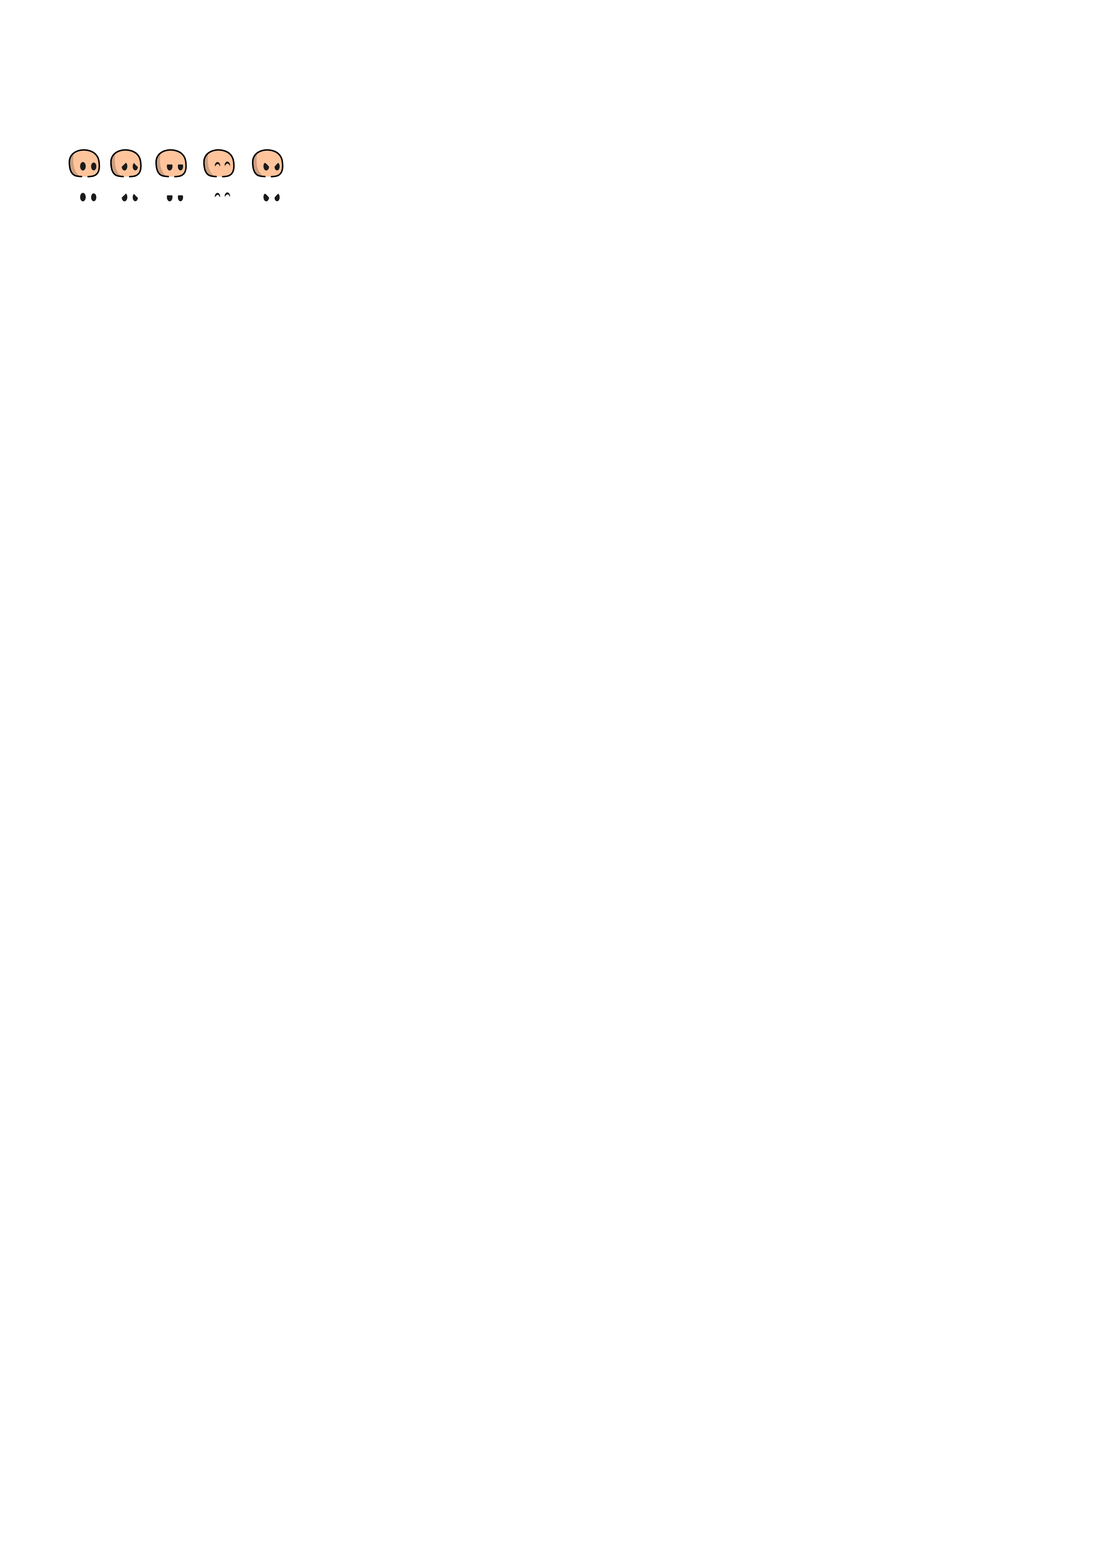
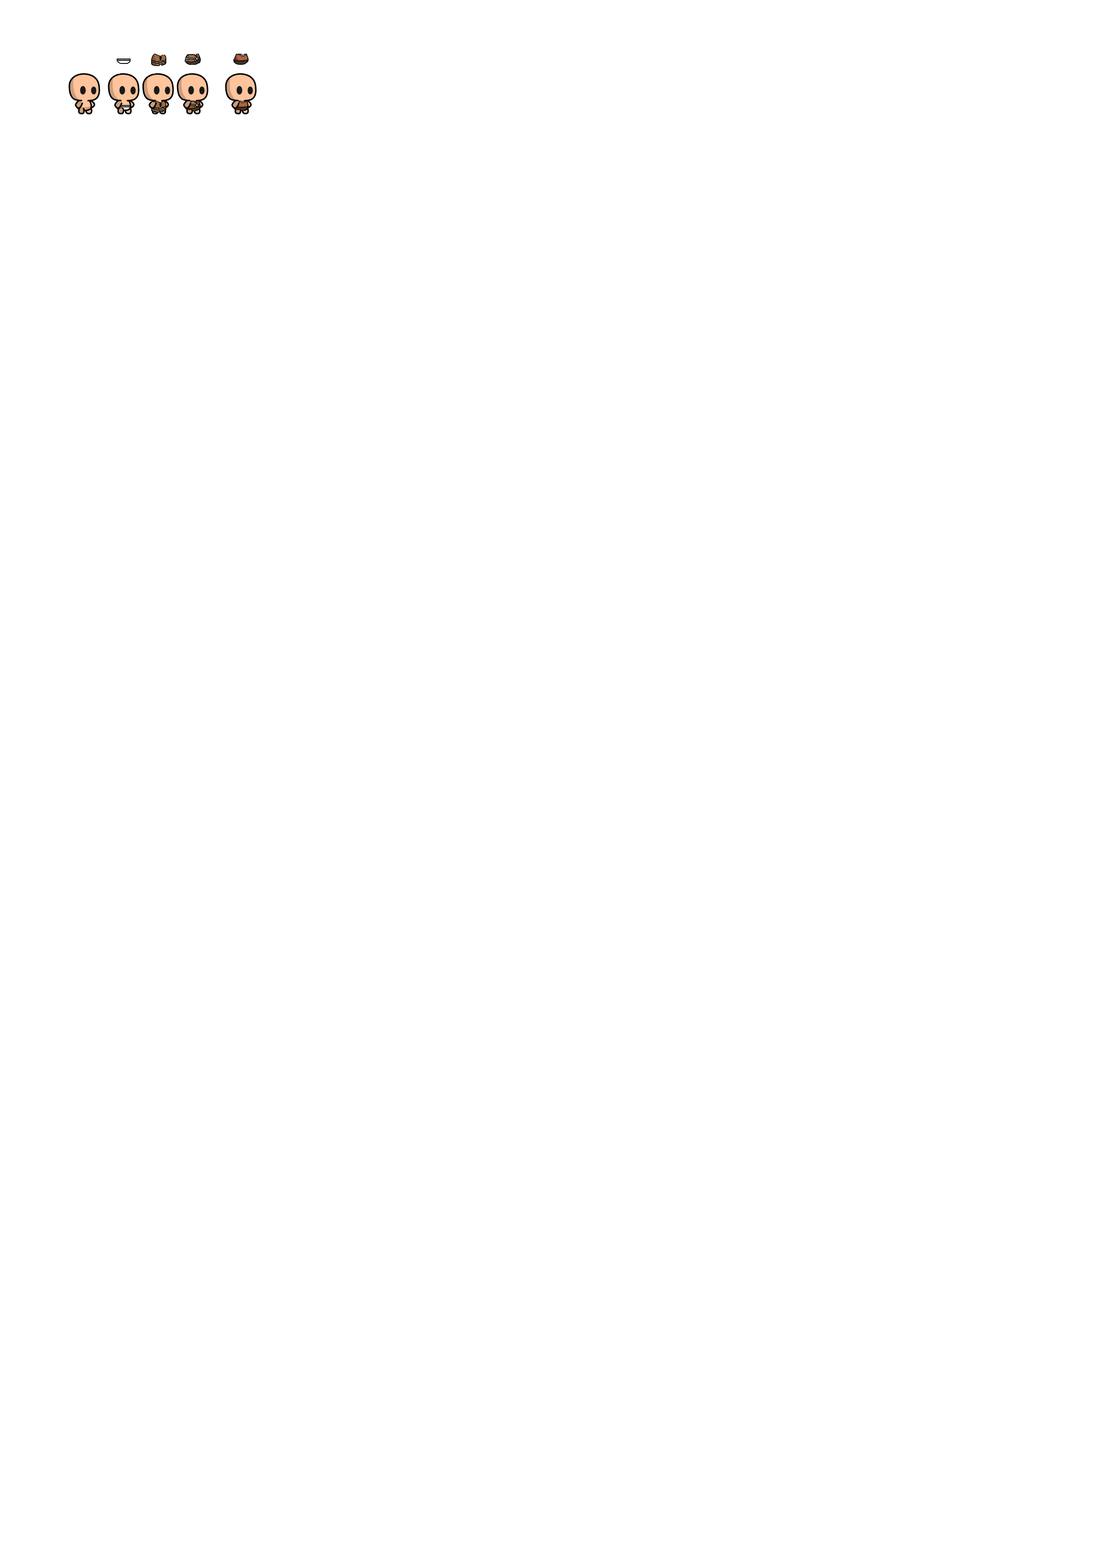
Before/after of a w=1109, h=1568 layered artwork. What changed in the layer stack:
showed group "Clothes" (88 layers) over [68, 53, 284, 202]
added group "just armor" with 23 layers in group "Clothes" over [68, 53, 284, 202]
added group "Underwear" (1st of 2, in "Clothes" › "just armor") with 1 layers in group "just armor" over [68, 53, 284, 202]
added layer "underwear" (1st of 2, in "Clothes" › "just armor" › "Underwear") in group "Underwear" over [68, 53, 284, 202]
added group "Leather Armor v1" (1st of 2, in "Clothes" › "just armor") with 5 layers in group "just armor" over [68, 53, 284, 202]
added group "Armor Group" (1st of 6, in "Clothes" › "just armor" › "Leather Armor v1") with 4 layers in group "Leather Armor v1" over [68, 53, 284, 202]
added layer "armor" (1st of 6, in "Clothes" › "just armor" › "Leather Armor v1" › "Armor Group") in group "Armor Group" over [68, 53, 284, 202]
added group "Leather Armor v2" (1st of 2, in "Clothes" › "just armor") with 6 layers in group "just armor" over [68, 53, 284, 202]
added group "Armor Group" (2nd of 6, in "Clothes" › "just armor" › "Leather Armor v2") with 4 layers in group "Leather Armor v2" over [68, 53, 284, 202]
added layer "armor" (2nd of 6, in "Clothes" › "just armor" › "Leather Armor v2" › "Armor Group") in group "Armor Group" over [68, 53, 284, 202]
added group "Vergeguard Tunic" (1st of 2, in "Clothes" › "just armor") with 7 layers in group "just armor" over [68, 53, 284, 202]
added group "Armor Group" (3rd of 6, in "Clothes" › "just armor" › "Vergeguard Tunic") with 5 layers in group "Vergeguard Tunic" over [68, 53, 284, 202]
added layer "armor" (3rd of 6, in "Clothes" › "just armor" › "Vergeguard Tunic" › "Armor Group") (97%) in group "Armor Group" over [68, 53, 284, 202]
added group "with Body" (1st of 2, in "Clothes") with 63 layers in group "Clothes" over [68, 53, 284, 202]
…and 19 more changes (11 added, 3 painted, 4 stack, 3 visibility)